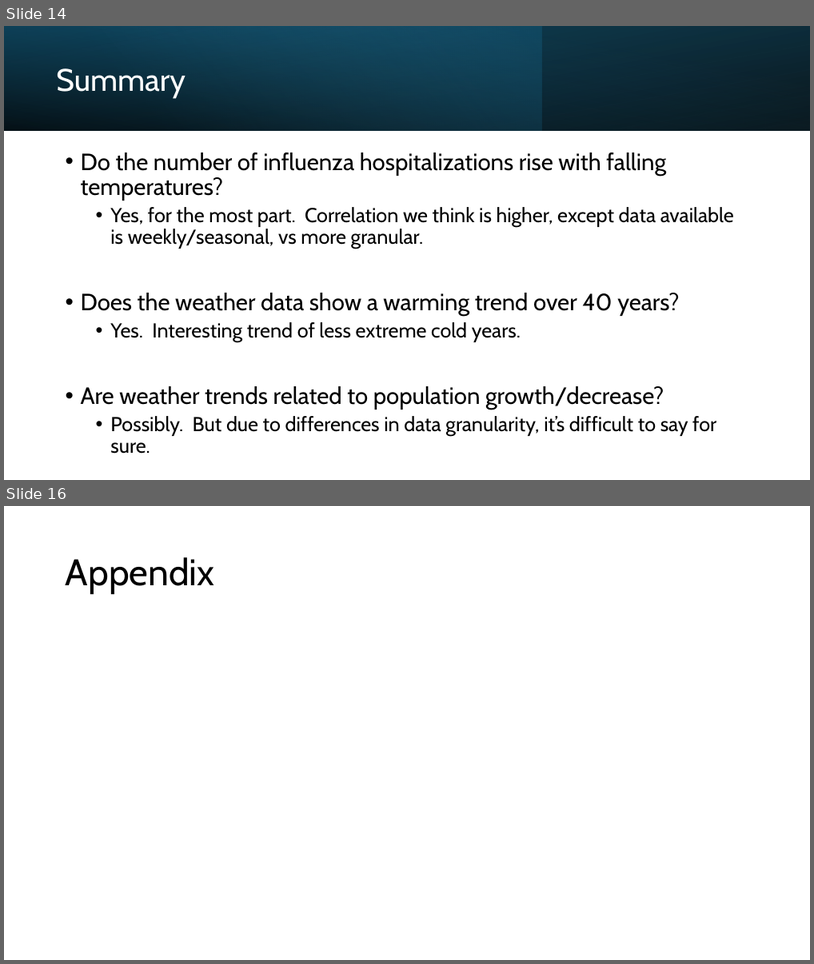
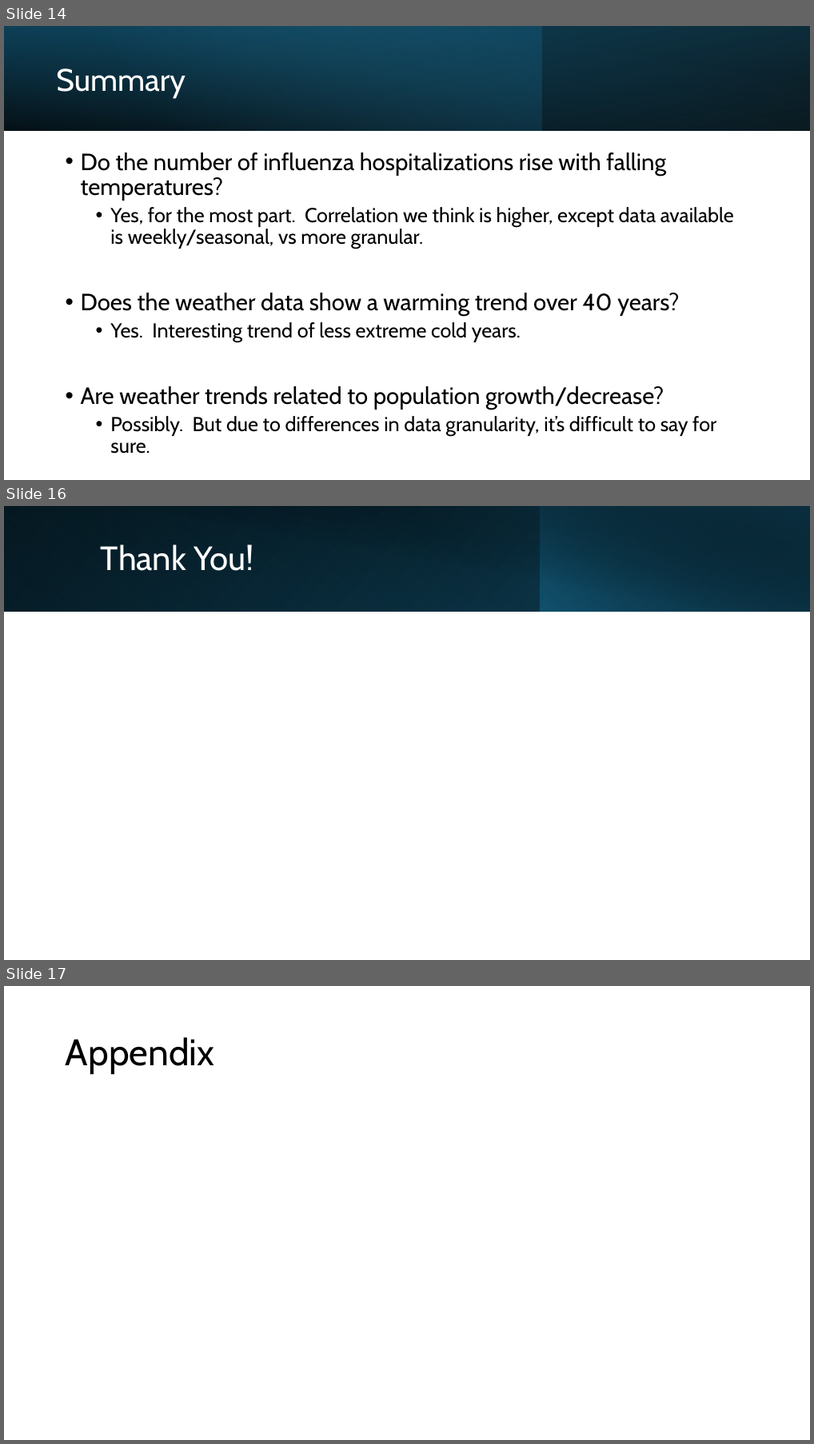
Before and after one commit to brian-campbell/ai-bootcamp-project-1, a slide deck: Project-1-Presentation.pptx. Shown one above the other, each under a label of ours: slides 14 and 16 before the commit, slides 14, 16 and 17 after it; the slides between them are not shown. The pictures are 814x964 and 814x1444 pixels, drawn with LibreOffice and Linux fonts; fonts in the diff are those of the drawing. Boxes give left, top, right and bottom in pixels: in the first picture for what was removed or moved away, otherwise in the second. Text is boxed around its words. In the diff, an @@ line names an element or a change of style, - is before the commit and + after.

```diff
--- a/Project-1-Presentation.pptx
+++ b/Project-1-Presentation.pptx
@@ slide 16 added at (4,506,810,960), background #FFFFFF @@
@@ rectangle added at (4,506,810,612), fill gradient #000000 to #104862 @@
@@ rectangle added at (4,506,541,612), fill gradient #156082 to #0B3041 @@
@@ rectangle added at (34,506,810,612), fill gradient #000000 to #0B3041 @@
@@ rectangle added at (541,506,810,612), fill gradient #156082 to #000000 @@
@@ title added at (101,544,254,571), 40 pt, text #FFFFFF @@
+Thank You!
@@ what was slide 16 is now slide 17 @@
```
Also in this commit, not shown: 1 slide changed.
